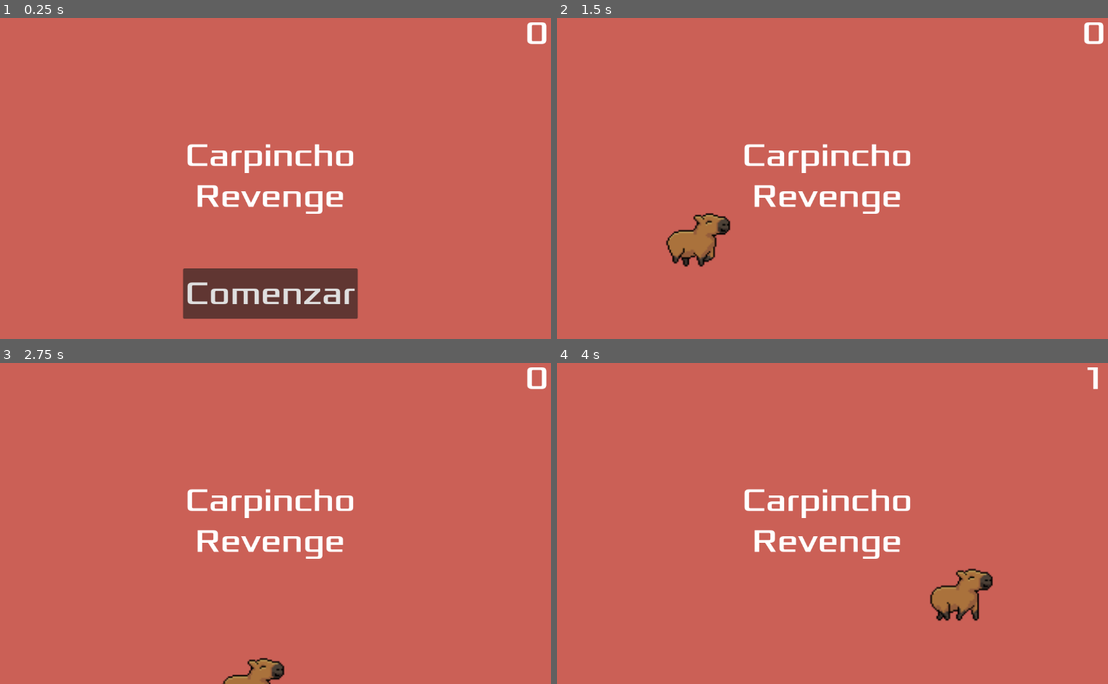
Above: before the commit, frames 1-4 (two rows, left to right).
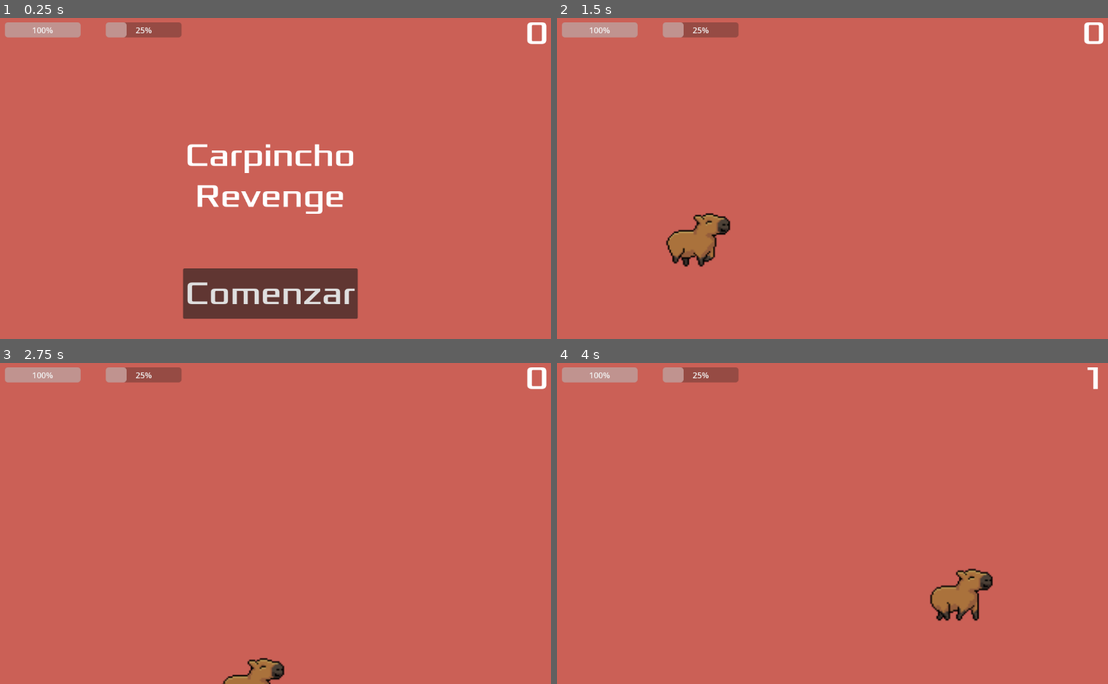
Above: after the commit, the same moments.

Repository: natayadev/carpincho-team
Game: Godot game, scene res://main.tscn
The game is run twice, just before and just after one commit, with the same random seed, the same clock (stepped at 60 frames per second) and the same inputs.
Inputs:
- Up to frame 1 (0.25 s): no input
- Up to frame 2 (1.5 s): click "Comenzar" at 0.5 s; tap Enter at 1.25 s; hold Right (move_right) from 1.28 s (still down)
- Up to frame 3 (2.75 s): release Right (move_right) at 2.03 s; hold Down (move_down) from 2.03 s (still down)
- Up to frame 4 (4 s): release Down (move_down) at 2.78 s; hold Right (move_right) 2.78-3.53 s; hold Up (move_up) from 3.53 s (still down)

The runs differ from the first frame. In frame 1, 1.3% of the frame differs, in the area x 0-33%, y 1-7%; in frame 2, 3.0%, in the area x 0-65%, y 1-61%; in frame 3, 3.0%; in frame 4, 3.0%.

Commit message:
Agrega las barras de vida y energía

Diff:
--- a/hud.gd
+++ b/hud.gd
@@ -1,6 +1,5 @@
 extends CanvasLayer
 
-# Notifies `Main` node that the button has been pressed
 signal start_game
 
 func show_message(text):
@@ -9,12 +8,9 @@
 	$MessageTimer.start()
 
 func show_game_over():
-	show_message("Game Over")
-	# Wait until the MessageTimer has counted down.
+	show_message("Perdiste :(")
 	await $MessageTimer.timeout
-
 	$Message.show()
-	# Make a one-shot timer and wait for it to finish.
 	await get_tree().create_timer(1.0).timeout
 	$StartButton.show()
 
@@ -23,6 +19,7 @@
 
 func _on_start_button_pressed():
 	$StartButton.hide()
+	$Message.hide()
 	start_game.emit()
 
 func _on_message_timer_timeout():
--- a/hud.tscn
+++ b/hud.tscn
@@ -62,5 +62,21 @@
 wait_time = 2.0
 one_shot = true
 
+[node name="HealthBar" type="ProgressBar" parent="."]
+offset_left = 50.0
+offset_top = 20.0
+offset_right = 200.0
+offset_bottom = 50.0
+max_value = 1000.0
+value = 1000.0
+
+[node name="StaminaBar" type="ProgressBar" parent="."]
+offset_left = 250.0
+offset_top = 20.0
+offset_right = 400.0
+offset_bottom = 50.0
+max_value = 1000.0
+value = 250.0
+
 [connection signal="pressed" from="StartButton" to="." method="_on_start_button_pressed"]
 [connection signal="timeout" from="MessageTimer" to="." method="_on_message_timer_timeout"]
--- a/main.tscn
+++ b/main.tscn
@@ -1,8 +1,10 @@
-[gd_scene load_steps=4 format=3 uid="uid://cuphtspclqawb"]
+[gd_scene load_steps=5 format=3 uid="uid://cuphtspclqawb"]
 
 [ext_resource type="Script" uid="uid://db73mp2au66sl" path="res://main.gd" id="1_0xm2m"]
 [ext_resource type="PackedScene" uid="uid://d1f7eabgfc3gq" path="res://player.tscn" id="1_ig7tw"]
 [ext_resource type="PackedScene" uid="uid://c6bqruikxwql0" path="res://hud.tscn" id="4_1bvp3"]
+
+[sub_resource type="RectangleShape2D" id="RectangleShape2D_h2yge"]
 
 [node name="Main" type="Node"]
 script = ExtResource("1_0xm2m")
@@ -28,7 +30,21 @@
 
 [node name="HUD" parent="." instance=ExtResource("4_1bvp3")]
 
+[node name="RedArea" type="Area2D" parent="."]
+
+[node name="CollisionShape2D" type="CollisionShape2D" parent="RedArea"]
+shape = SubResource("RectangleShape2D_h2yge")
+
+[node name="BlueArea" type="Area2D" parent="."]
+
+[node name="CollisionShape2D" type="CollisionShape2D" parent="BlueArea"]
+shape = SubResource("RectangleShape2D_h2yge")
+
 [connection signal="hit" from="Player" to="." method="game_over"]
 [connection signal="timeout" from="ScoreTimer" to="." method="_on_score_timer_timeout"]
 [connection signal="timeout" from="StartTimer" to="." method="_on_start_timer_timeout"]
 [connection signal="start_game" from="HUD" to="." method="new_game"]
+[connection signal="body_entered" from="RedArea" to="Player" method="_on_red_area_body_entered"]
+[connection signal="body_exited" from="RedArea" to="Player" method="_on_red_area_body_exited"]
+[connection signal="body_entered" from="BlueArea" to="Player" method="_on_blue_area_body_entered"]
+[connection signal="body_exited" from="BlueArea" to="Player" method="_on_blue_area_body_exited"]
--- a/player.gd
+++ b/player.gd
@@ -1,16 +1,25 @@
 extends Area2D
+
 signal hit
+signal health_changed(health)
+signal stamina_changed(stamina)
 
-@export var speed = 400 # How fast the player will move (pixels/sec).
-var screen_size # Size of the game window.
+var max_health = 1000
+var health = 1000
+var max_stamina = 1000
+var stamina = 250
+var touching_red = false
+var touching_blue = false
+
+@export var speed = 400
+var screen_size
 
 func _ready():
 	screen_size = get_viewport_rect().size
 	hide()
 
-
 func _process(delta):
-	var velocity = Vector2.ZERO # The player's movement vector.
+	var velocity = Vector2.ZERO
 	if Input.is_action_pressed("move_right"):
 		velocity.x += 1
 	if Input.is_action_pressed("move_left"):
@@ -37,14 +46,42 @@
 		$AnimatedSprite2D.animation = "up"
 		$AnimatedSprite2D.flip_v = false
 
+	#Daño por tocar zona roja
+	if touching_red:
+		health -= 100 * delta
+		health = max(health, 0)
+		emit_signal("health_changed", health)
+		if health == 0:
+			_on_body_entered(self)
+
+	# Recuperación de energía
+	if touching_blue:
+		stamina += 150 * delta
+		stamina = min(stamina, max_stamina)
+		emit_signal("stamina_changed", stamina)
 
 func _on_body_entered(_body: Node2D) -> void:
-	hide() # Player disappears after being hit.
+	hide()
 	hit.emit()
-	# Must be deferred as we can't change physics properties on a physics callback.
 	$CollisionShape2D.set_deferred("disabled", true)
 
 func start(pos):
 	position = pos
 	show()
 	$CollisionShape2D.disabled = false
+
+func _on_red_area_body_entered(body):
+	if body == self:
+		touching_red = true
+
+func _on_red_area_body_exited(body):
+	if body == self:
+		touching_red = false
+
+func _on_blue_area_body_entered(body):
+	if body == self:
+		touching_blue = true
+
+func _on_blue_area_body_exited(body):
+	if body == self:
+		touching_blue = false
Not shown: 1 places in hud.tscn that only renumber resources
